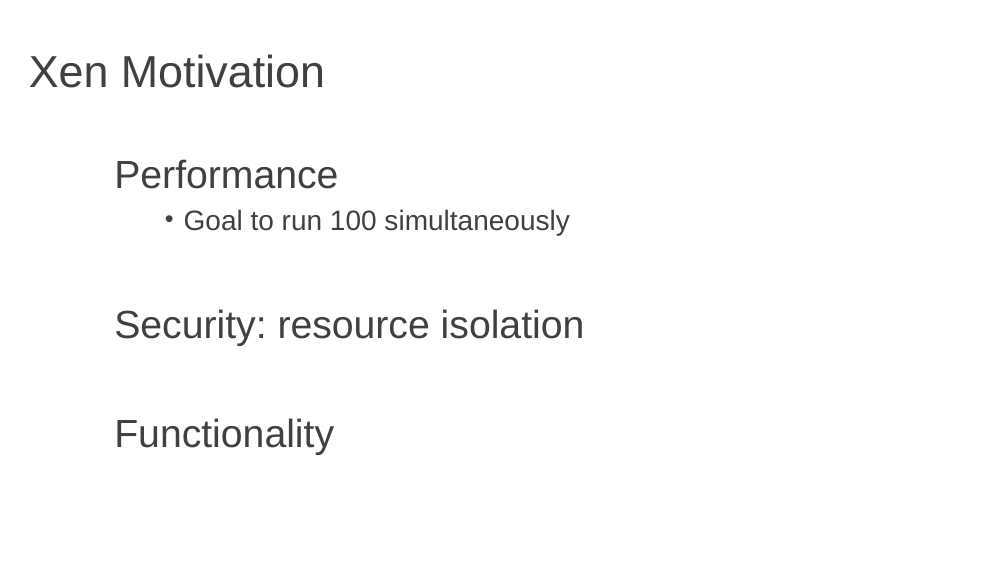
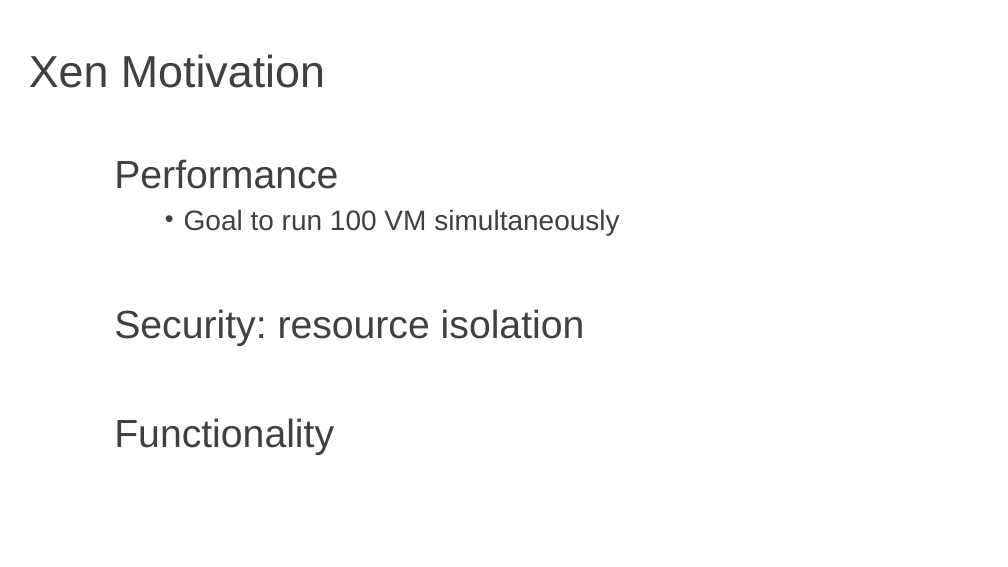
Before and after one commit to amplab/cs262a-fall2016, a slide deck: slide 29 of notes/10-VMs-Disco-Xen.pptx. Drawn at 1008x567 pixels with LibreOffice and Linux fonts; fonts in the diff are those of the drawing. Boxes give left, top, right and bottom in pixels: in the first picture for what was removed or moved away, otherwise in the second. Text is boxed around its words. In the diff, an @@ line names an element or a change of style, - is before the commit and + after.

```diff
--- a/notes/10-VMs-Disco-Xen.pptx
+++ b/notes/10-VMs-Disco-Xen.pptx
@@ text at [184, 209, 619, 235]: text changed @@
-  • Goal to run 100 simultaneously
+  • Goal to run 100 VM simultaneously
```
Also in this commit, not shown: 1 slide added, 1 slide removed, 5 other files.
